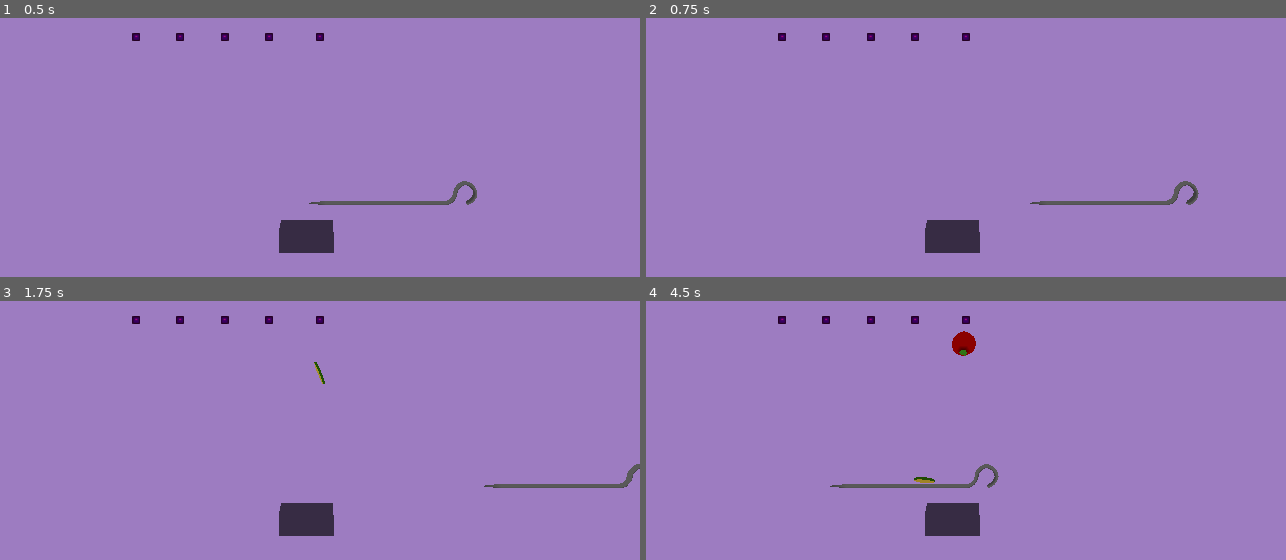
Above: before the commit, frames 1-4 (two rows, left to right).
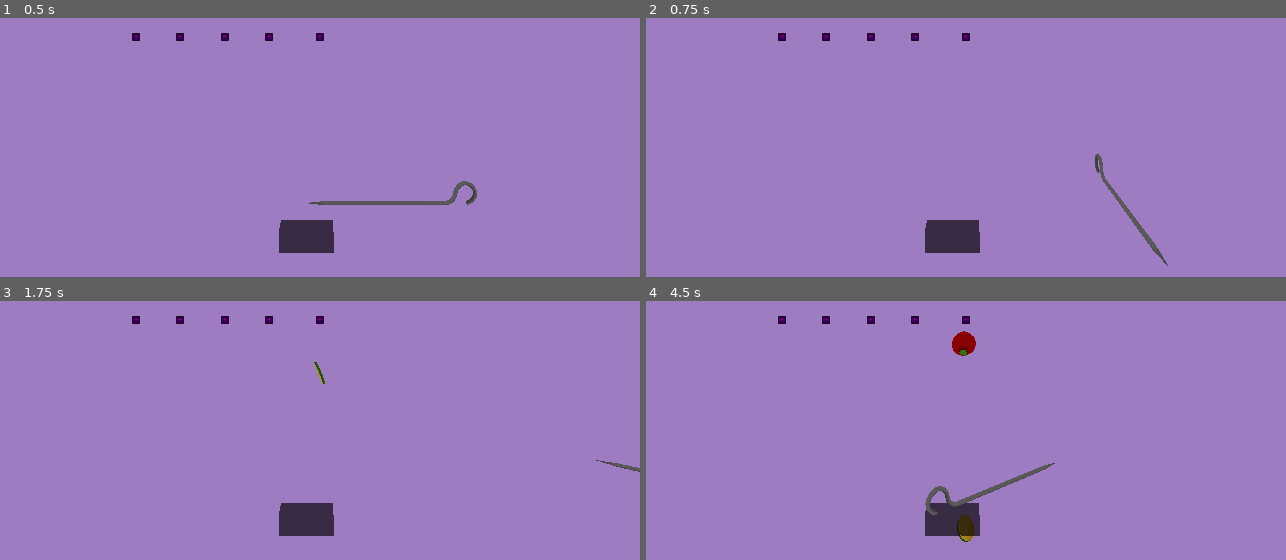
Above: after the commit, the same moments.

Repository: MartinLeGrand/AGES2026GameJam
Game: Godot game, scene res://EskilsTest/EskilsTest3D.tscn
Same seed, same stepped clock (60 frames per second), same inputs: the game is played once before the commit and once after it. This scene is started directly instead of the project's main scene. The engine's default icon, where the game draws it, is replaced by a stand-in: a white triangle on a blue panel in a dark square.
Inputs:
- Up to frame 1 (0.5 s): no input
- Up to frame 2 (0.75 s): tap Enter (ui_accept) at 0.5 s; hold Right (ui_right) from 0.53 s (still down); hold Enter (ui_accept) from 0.53 s (still down)
- Up to frame 3 (1.75 s): release Right (ui_right) at 1.28 s; release Enter (ui_accept) at 1.28 s; hold Left (ui_left) from 1.28 s (still down); tap Enter (ui_accept) at 1.35, 1.52 s
- Up to frame 4 (4.5 s): tap Enter (ui_accept) at 1.82, 2.85, 3.02, 3.32, 4.35 s; release Left (ui_left) at 2.03 s; hold Enter (ui_accept) 2.03-2.78 s; hold Right (ui_right) 2.03-3.53 s; hold Enter (ui_accept) 3.53-4.28 s; hold Left (ui_left) from 3.53 s (still down)

Frame 1 is identical in both runs. In frame 2, 0.8% of the frame differs, in the area x 60-87%, y 52-96%; in frame 3, 0.5%; in frame 4, 1.2%, in the area x 28-64%, y 62-94%.

Commit message:
Mayday with game_manager

Diff:
--- a/Project/GameObjects/Collector/collector.gd
+++ b/Project/GameObjects/Collector/collector.gd
@@ -3,7 +3,6 @@
 
 func _on_body_entered(body: Node3D) -> void:
 	if body is Food:
-		GameManager.food_collected(body)
-		body.queue_free()
-	if body is Spit:
-		body.queue_free()
+		GameManager.eat_food(body)
+	#if body is Spit:
+		#body.queue_free()
--- a/Project/GameObjects/Food/food.gd
+++ b/Project/GameObjects/Food/food.gd
@@ -15,11 +15,12 @@
 ## Max precentage of cook_time until next stage
 ##
 enum Prepared {
-	RAW = 25,
-	MEDIUM_RARE = 50,
-	COOKED = 100, ## Cook_time
-	BURNT = 150,
-	COAL = 200 ## Twice cook_time
+	NULL = 0,
+	RAW = 1,
+	MEDIUM_RARE = 2,
+	COOKED = 3, ## Cook_time
+	BURNT = 4,
+	COAL = 5 ## Twice cook_time
 }
 
 @export var type: Type
@@ -167,13 +168,27 @@
 		food_material.albedo_color = cooked_color.lerp(burnt_color, t)
 
 func set_prepared_status() -> void:
-	if cooked_amount <= (cook_time * (float(Prepared.RAW)/100)):
+	if cooked_amount <= (cook_time * (0.25)):
 			prepared = Prepared.RAW
-	elif cooked_amount <= (cook_time * (float(Prepared.MEDIUM_RARE)/100)):
+	elif cooked_amount <= (cook_time * 0.5):
 		prepared = Prepared.MEDIUM_RARE
-	elif cooked_amount <= (cook_time * (float(Prepared.COOKED)/100)):
+	elif cooked_amount <= (cook_time * (1.0)):
 		prepared = Prepared.COOKED
-	elif cooked_amount <= (cook_time * (float(Prepared.BURNT)/100)):
+	elif cooked_amount <= (cook_time * (1.5)):
 		prepared = Prepared.BURNT
-	elif cooked_amount <= (cook_time * (float(Prepared.COAL)/100)):
+	elif cooked_amount <= (cook_time * (2.0)):
 		prepared = Prepared.COAL
+
+
+class Request extends RefCounted:
+	const MAX_AMOUNT: int = 5
+	var type: Type = Type.TOMATO
+	var amount: int = 1
+	var prepared: Prepared = Prepared.COOKED
+
+	func rnd_request() -> Request:
+		var req: Request = Request.new()
+		req.amount = randi_range(1, MAX_AMOUNT)
+		req.type = Type.keys().pick_random()
+		req.prepared = Prepared.keys().pick_random()
+		return req
--- a/Project/GameObjects/Spit/Spit.tscn
+++ b/Project/GameObjects/Spit/Spit.tscn
@@ -61,6 +61,7 @@
 collision_layer = 2
 collision_mask = 4
 script = ExtResource("1_k2vkn")
+max_move_x = 15.0
 
 [node name="Pivot" type="Node3D" parent="." unique_id=820222577]
 transform = Transform3D(1, 0, 0, 0, 1, 0, 0, 0, 1, 2.4000592, 0, 0)
--- a/Project/GameObjects/Spit/spit.gd
+++ b/Project/GameObjects/Spit/spit.gd
@@ -6,8 +6,9 @@
 @export var slidy_brakes: bool = true ## FIXME: Shakes. False: Instant brakes. True sliiidy
 @export var brake_force: float = 2.0  ## NOTE: Slidy brakes must be true
 @export var max_move_x: float = 10.0 ## Nr of meters allowed to move in x-direction from start pos.
+@export var allow_inputs: bool = true
 
-
+var feeding: bool = false
 var _max_x: float = 0.0 ## Max local x
 var _min_x: float = 0.0 ## Min local x
 var lock_y: float = 0.0
@@ -26,14 +27,17 @@
 
 func _physics_process(_delta: float) -> void:
 	## PLAYER INPUT
-	var dir: float = Input.get_axis("ui_left", "ui_right")
-	if dir:
-		velocity.x += speed * dir * GameManager.spit_speed_mult
-		velocity.x = clampf(velocity.x, -max_speed * GameManager.spit_speed_mult, max_speed * GameManager.spit_speed_mult)
-	elif abs(velocity.x) > 0 and slidy_brakes:
-		velocity.x = move_toward(velocity.x, 0, brake_force)
+	if feeding:
+		velocity.x = 2
 	else:
-		velocity.x = 0
+		var dir: float = Input.get_axis("ui_left", "ui_right")
+		if dir:
+			velocity.x += speed * dir * GameManager.spit_speed_mult
+			velocity.x = clampf(velocity.x, -max_speed * GameManager.spit_speed_mult, max_speed * GameManager.spit_speed_mult)
+		elif abs(velocity.x) > 0 and slidy_brakes:
+			velocity.x = move_toward(velocity.x, 0, brake_force)
+		else:
+			velocity.x = 0
 	move_and_slide()
 
 
@@ -46,3 +50,14 @@
 	position.y = lock_y
 	position.z = lock_z
 	#print(velocity)
+
+
+func _unhandled_input(event: InputEvent) -> void:
+	if event.is_action_pressed("ui_accept"):
+		move_to_feed()
+
+func move_to_feed() -> void:
+	feeding = !feeding
+	if feeding:
+		var tween: Tween = create_tween()
+		tween.tween_property(self, "rotation_degrees", Vector3(0,180,0), 0.5).as_relative()
--- a/Project/Globals/GameManager/game_manager.gd
+++ b/Project/Globals/GameManager/game_manager.gd
@@ -9,6 +9,7 @@
 
 var foods_on_spit: Array[Food] = [] ## Could just be array of enum...
 var spawned_food_counter: int = 0 ## Updated by Food when it's added to tree
+var order: Array[Food.Request] = []
 
 
 func _process(delta: float) -> void:
@@ -30,6 +31,74 @@
 			apply_modifier(food, true)
 
 
+func enter_feeding(spit: Spit) -> void:
+	for food in foods_on_spit:
+		food.freeze = true
+		food.reparent(spit)
+
+
+func eat_food(food: Food) -> void:
+	## Is in order?
+	var food_in_order: bool = false
+	var req_index: int = 0
+	for request: Food.Request in order:
+		if food.type == request.type and request.amount > 0:
+			food_in_order = true
+			break
+		req_index += 1
+
+	## Taste test
+	if food_in_order:
+		order[req_index].amount -= 1 ## Remove one amount from order
+
+		## How was it cooked
+		if food.prepared == order[req_index].prepared:
+			print("amazing")
+			## Await something
+		elif food.prepared + 1 == order[req_index].prepared or food.prepared - 1 == order[req_index].prepared:
+			print("decent")
+			## Await something
+		else:
+			print("terribly cooked")
+			## Await something
+	else:
+		print("Not in order at all!")
+		## Await something
+
+	food.queue_free()
+
+func check_results() -> void:
+	for request: Food.Request in order:
+		var food_accepted: bool = false
+		for food: Food in foods_on_spit:
+			food_accepted = compare_food_to_request(food, request)
+		if not food_accepted:
+			print("Literally puking rn")
+
+
+## Returns true if food was good
+func compare_food_to_request(food: Food, request: Food.Request) -> bool:
+	if food.type == request.type:
+		if not request.amount > 0:
+			print("Full!")
+			return 0
+
+		if food.prepared == request.prepared:
+			print("amazing")
+			return 1
+		elif food.prepared + 1 == request.prepared or food.prepared - 1 == request.prepared:
+			print("decent")
+			return 1
+		print("cooked badly")
+
+	print("wrong vegetable")
+	return 0
+
+
+func create_order() -> void:
+	pass
+
+## Called by Collector when food enters its area
 func food_collected(food: Food) -> void:
 	pass
 
